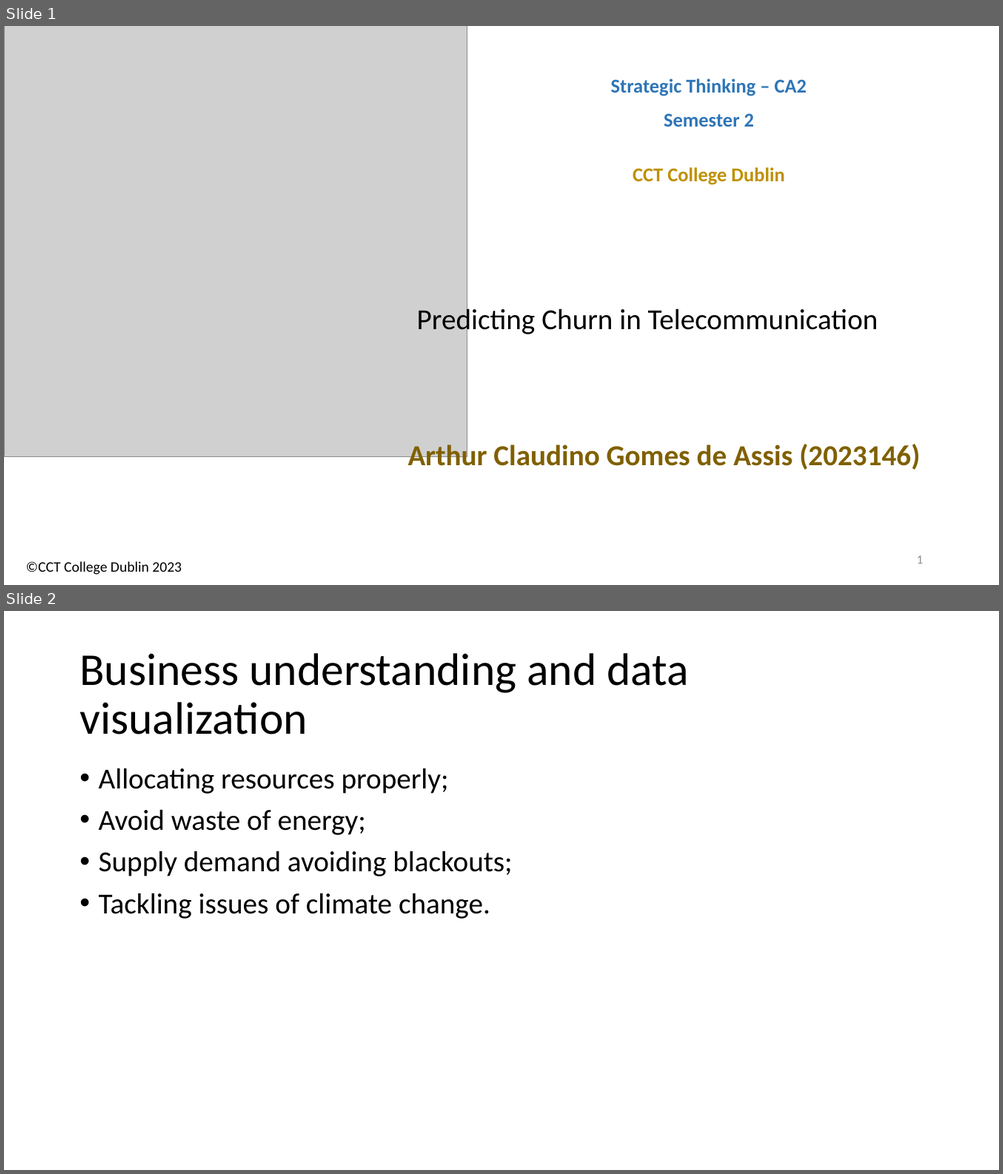
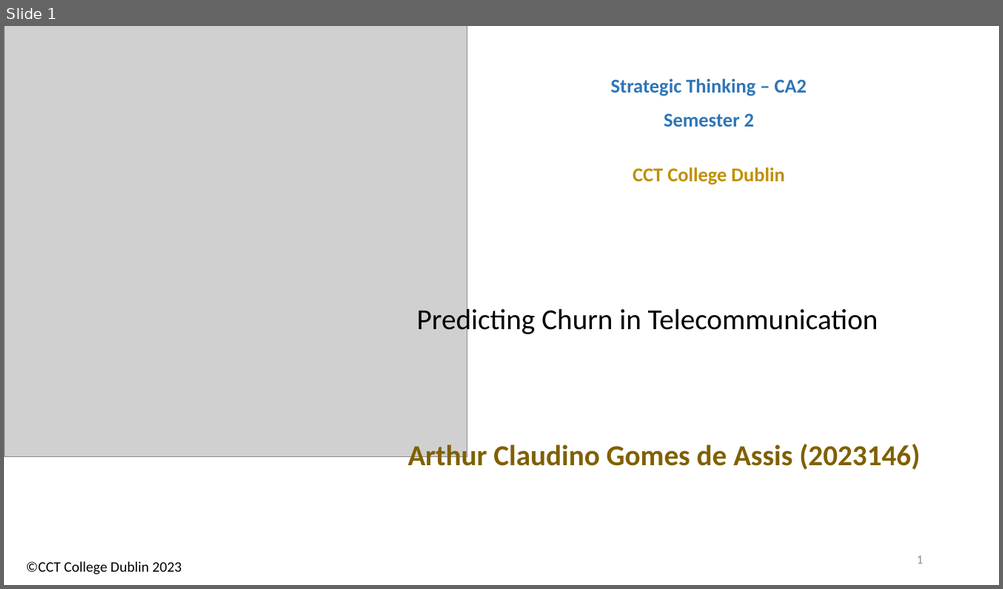
Before and after one commit to arthurcct2023/Python-Predicting-Churn-in-Telecommunication, a slide deck: ArthurAssis_ST_HDip_CA2_Semester2.pptx. Shown one above the other, each under a label of ours: slides 1 and 2 before the commit, slide 1 after it. The pictures are 1003x1174 and 1003x589 pixels, drawn with LibreOffice and Linux fonts; fonts in the diff are those of the drawing; grey boxes stand for pictures. Boxes give left, top, right and bottom in pixels: in the first picture for what was removed or moved away, otherwise in the second. Text is boxed around its words. In the diff, an @@ line names an element or a change of style, - is before the commit and + after.

```diff
--- a/ArthurAssis_ST_HDip_CA2_Semester2.pptx
+++ b/ArthurAssis_ST_HDip_CA2_Semester2.pptx
@@ slide 2 removed at (x1=4, y1=611, x2=999, y2=1170), background #FFFFFF @@
@@ title removed at (x1=79, y1=653, x2=688, y2=735) @@
-Business understanding and data visualization
@@ text removed at (x1=99, y1=768, x2=512, y2=919) @@
-• Allocating resources properly;
-• Avoid waste of energy;
-• Supply demand avoiding blackouts;
-• Tackling issues of climate change.
```
Also in this commit, not shown: 13 slides added, 4 other slides removed, 8 other files.
